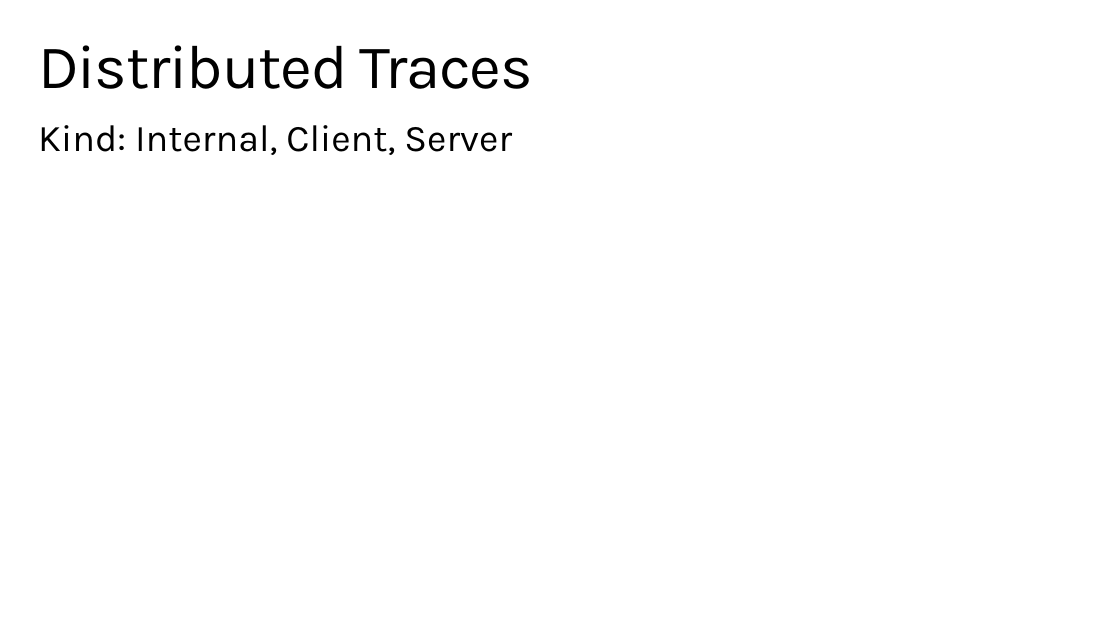
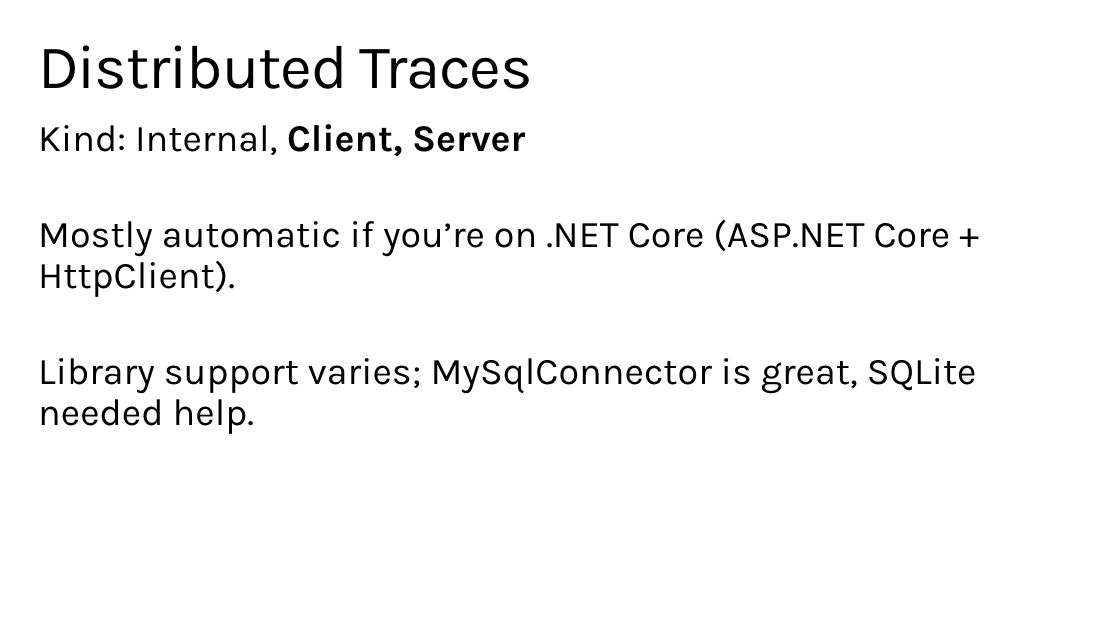
Before and after one commit to StephenCleary/Presentations, a slide deck: slide 31 of Telemetry/Logging Hero.pptx. Drawn at 1120x630 pixels with LibreOffice and Linux fonts; fonts in the diff are those of the drawing; background and template pictures are left out. Boxes give left, top, right and bottom in pixels: in the first picture for what was removed or moved away, otherwise in the second. Text is boxed around its words. In the diff, an @@ line names an element or a change of style, - is before the commit and + after.

```diff
--- a/Telemetry/Logging Hero.pptx
+++ b/Telemetry/Logging Hero.pptx
@@ text at <box>38,124,525,156</box>: bold on in "Client, Server" @@
@@ text at <box>38,219,977,434</box>: paragraphs added @@
+Mostly automatic if you’re on .NET Core (ASP.NET Core + HttpClient).
+Library support varies; MySqlConnector is great, SQLite needed help.
```
Also in this commit, not shown: 2 other slides changed, 1 slide added.
